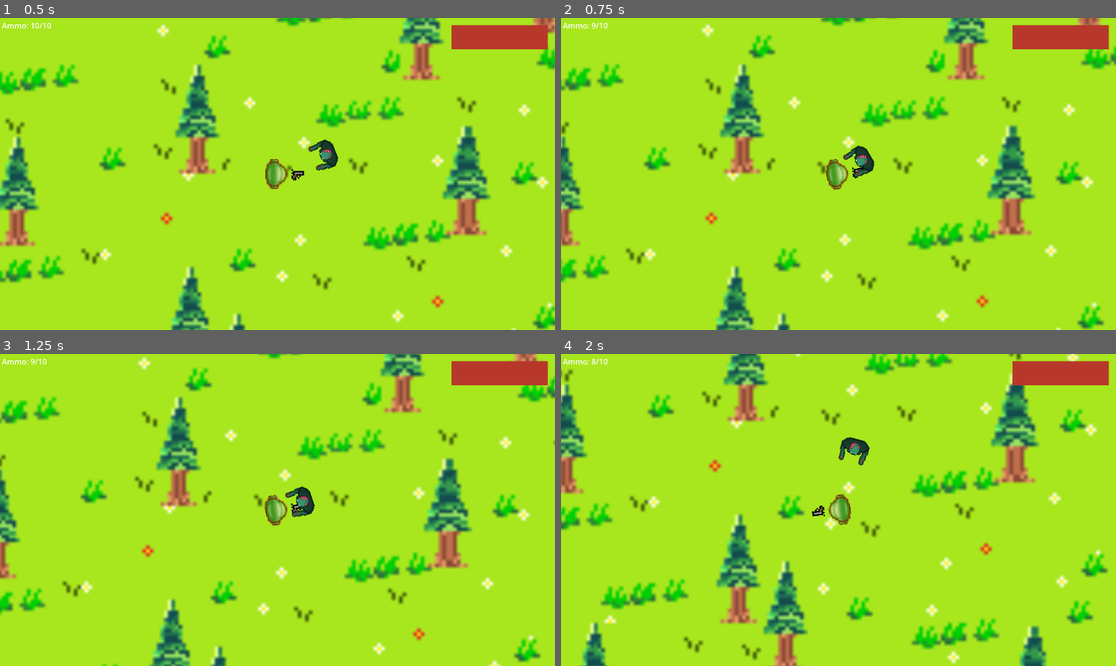
Above: before the commit, frames 1-4 (two rows, left to right).
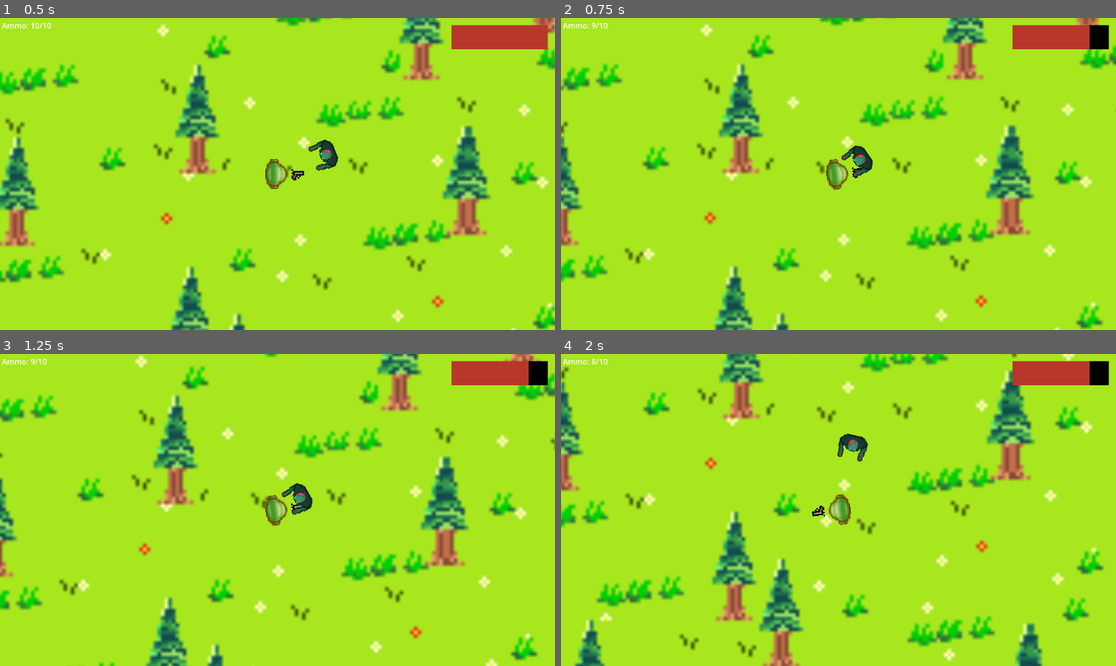
Above: after the commit, the same moments.

Repository: RohanVaIn/ZombieGame
Game: Godot game, scene res://node_2d.tscn
The game is run twice, just before and just after one commit, with the same random seed, the same clock (stepped at 60 frames per second) and the same inputs.
Inputs (mouse positions are in pixels of both pictures, inside the frame that each line leads up to):
- Up to frame 1 (0.5 s): no input
- Up to frame 2 (0.75 s): move the mouse to (960, 158) at 0.52 s; hold D (Right) from 0.53 s (still down); tap Space (Shoot) at 0.6 s
- Up to frame 3 (1.25 s): keep holding D (Right)
- Up to frame 4 (2 s): move the mouse to (727, 525) at 1.27 s; release D (Right) at 1.28 s; hold S (Down) from 1.28 s (still down); tap Space (Shoot) at 1.35 s

Frame 1 is identical in both runs. In frame 2, 6.5% of the frame differs, in the area x 0-100%, y 0-100%; in frame 3, 12%; in frame 4, 16%, in the area x 0-99%, y 0-100%.

Commit message:
Demo
Maybe some last second changes if time

Diff:
--- a/zombie-game-quhacks/Player.gd
+++ b/zombie-game-quhacks/Player.gd
@@ -2,11 +2,12 @@
 
 @export var SPEED = 100
 @onready var health_bar = $CanvasLayer/HealthBar
+signal dead
 
-var playerHealth = 5
+var HEALTH = 5
 
 func _ready():
-	health_bar.value = playerHealth
+	health_bar.value = HEALTH
 
 func get_input():
 	var input_direction = Input.get_vector("Left", "Right", "Up", "Down")
@@ -16,3 +17,9 @@
 	get_input()
 	move_and_slide()
 	look_at(get_global_mouse_position())
+
+func hit():
+	HEALTH -= 1
+	health_bar.value = HEALTH
+	if HEALTH == 0:
+		dead.emit()
--- a/zombie-game-quhacks/Player.tscn
+++ b/zombie-game-quhacks/Player.tscn
@@ -44,6 +44,7 @@
 vertical_alignment = 1
 
 [node name="HealthBar" type="ProgressBar" parent="CanvasLayer" unique_id=493652937]
+unique_name_in_owner = true
 offset_left = 937.0
 offset_top = 15.0
 offset_right = 1137.0
--- a/zombie-game-quhacks/Zombie.gd
+++ b/zombie-game-quhacks/Zombie.gd
@@ -14,3 +14,7 @@
 	HEALTH -= 1
 	if HEALTH == 0:
 		queue_free()
+
+func _on_area_2d_body_entered(body):
+	if body.has_method("hit"):
+		body.hit()
--- a/zombie-game-quhacks/Zombie.tscn
+++ b/zombie-game-quhacks/Zombie.tscn
@@ -11,8 +11,17 @@
 
 [node name="CollisionShape2D" type="CollisionShape2D" parent="." unique_id=1582845064]
 position = Vector2(13.5, 0.5)
+scale = Vector2(0.795, 0.795)
+shape = SubResource("RectangleShape2D_g6hu2")
+
+[node name="Area2D" type="Area2D" parent="." unique_id=1363582323]
+
+[node name="CollisionShape2D" type="CollisionShape2D" parent="Area2D" unique_id=1756405596]
+position = Vector2(13.5, 0.5)
 shape = SubResource("RectangleShape2D_g6hu2")
 
 [node name="Sprite2D" type="Sprite2D" parent="." unique_id=1101345698]
 scale = Vector2(0.515, 0.515)
 texture = ExtResource("1_mauhj")
+
+[connection signal="body_entered" from="Area2D" to="." method="_on_area_2d_body_entered"]
--- /dev/null
+++ b/zombie-game-quhacks/node_2d.gd
@@ -0,0 +1,21 @@
+extends Node2D
+
+func ready():
+	spawn_zombie()
+	spawn_zombie()
+	spawn_zombie()
+	spawn_zombie()
+	spawn_zombie()
+
+func spawn_zombie():
+	var new_zombie = preload("res://Zombie.tscn").instantiate()
+	%PathFollow2D.progress_ratio = randf()
+	new_zombie.global_position = %PathFollow2D.global_position
+
+
+func _on_timer_timeout():
+	spawn_zombie()
+
+
+func _on_player_dead():
+	%GameOver.visible = true
--- a/zombie-game-quhacks/node_2d.tscn
+++ b/zombie-game-quhacks/node_2d.tscn
@@ -1,10 +1,18 @@
 [gd_scene format=3 uid="uid://b8a6ia3lx7ofp"]
 
+[ext_resource type="Script" uid="uid://0dfknhxqwal7" path="res://node_2d.gd" id="1_0hol4"]
 [ext_resource type="Texture2D" uid="uid://dvibrmh15y4jy" path="res://Background_ZombieGame.png" id="1_13ucg"]
 [ext_resource type="PackedScene" uid="uid://drau8d0tsaw7v" path="res://Player.tscn" id="2_svk32"]
 [ext_resource type="PackedScene" uid="uid://exibgxxlpoap" path="res://Zombie.tscn" id="3_epypp"]
 
+[sub_resource type="Curve2D" id="Curve2D_q6r6c"]
+_data = {
+"points": PackedVector2Array(0, 0, 0, 0, -137.39702, -80.39538, 0, 0, 0, 0, 134.43163, -81.71333, 0, 0, 0, 0, 139.70345, 78.08895, 0, 0, 0, 0, -141.02141, 85.337715, 0, 0, 0, 0, -137.06754, -82.04282)
+}
+point_count = 5
+
 [node name="Node2D" type="Node2D" unique_id=1458448985]
+script = ExtResource("1_0hol4")
 
 [node name="Parallax2D" type="Parallax2D" parent="." unique_id=909502328]
 scale = Vector2(3, 3)
@@ -26,6 +34,40 @@
 position = Vector2(508, 301)
 scale = Vector2(1, 1)
 
+[node name="Path2D" type="Path2D" parent="Player" unique_id=395328851]
+curve = SubResource("Curve2D_q6r6c")
+
+[node name="PathFollow2D" type="PathFollow2D" parent="Player/Path2D" unique_id=25206848]
+unique_name_in_owner = true
+position = Vector2(-137.39702, -80.39538)
+rotation = -0.0048484397
+
 [node name="Zombie" parent="." unique_id=1742956287 instance=ExtResource("3_epypp")]
 position = Vector2(573, 275)
 scale = Vector2(0.25, 0.25)
+
+[node name="Timer" type="Timer" parent="." unique_id=1555816281]
+wait_time = 2.0
+
+[node name="GameOver" type="CanvasLayer" parent="." unique_id=288667053]
+unique_name_in_owner = true
+visible = false
+
+[node name="ColorRect" type="ColorRect" parent="GameOver" unique_id=997008168]
+anchors_preset = 15
+anchor_right = 1.0
+anchor_bottom = 1.0
+grow_horizontal = 2
+grow_vertical = 2
+color = Color(0, 0, 0, 0.5294118)
+
+[node name="Label" type="Label" parent="GameOver/ColorRect" unique_id=223880188]
+layout_mode = 0
+offset_left = 475.0
+offset_top = 287.0
+offset_right = 567.0
+offset_bottom = 310.0
+text = "GAME OVER"
+
+[connection signal="dead" from="Player" to="." method="_on_player_dead"]
+[connection signal="timeout" from="Timer" to="." method="_on_timer_timeout"]
Not shown, added: zombie-game-quhacks/export_presets.cfg
Not shown, added: zombie-game-quhacks/node_2d.gd.uid
